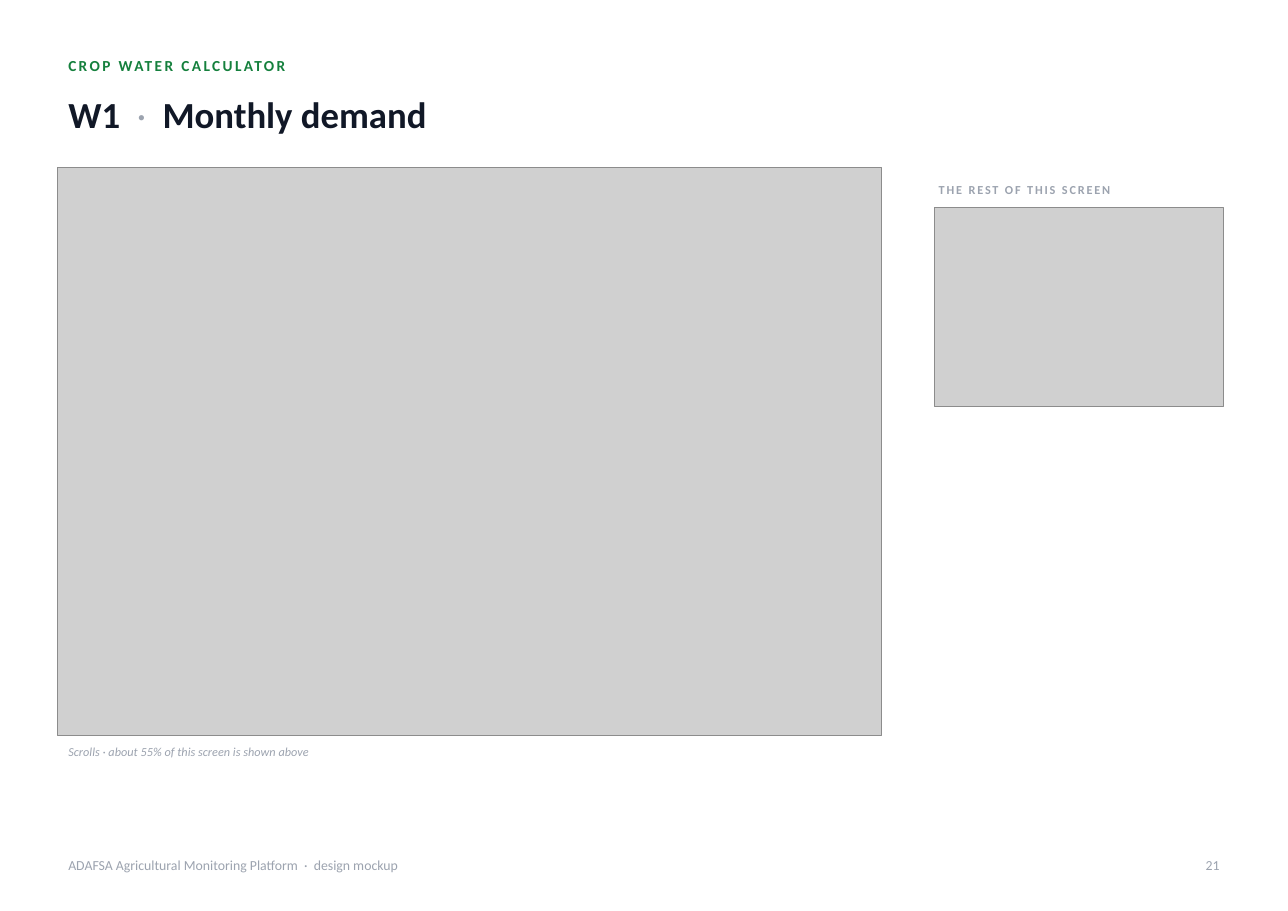
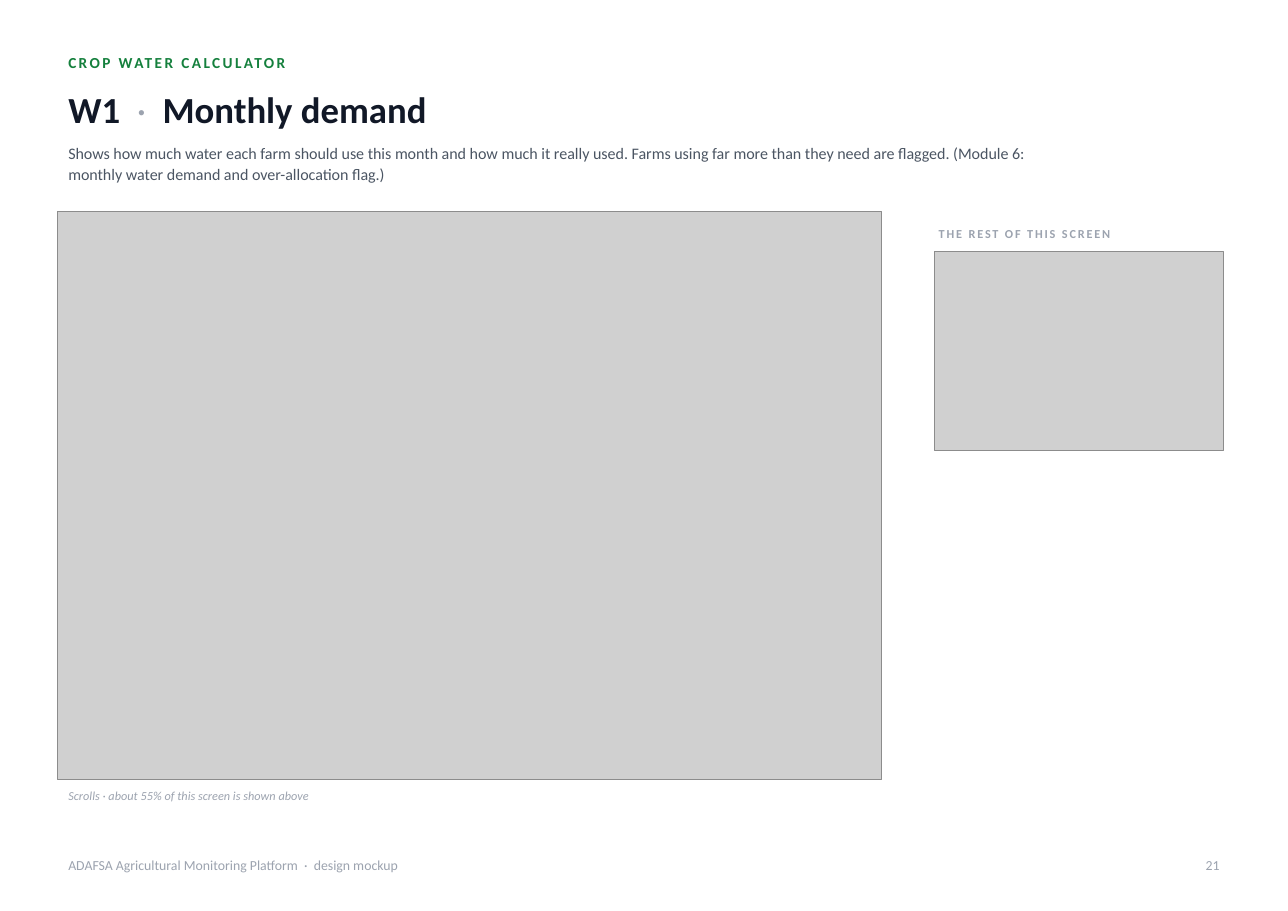
Before and after one commit to romainbigare/adafsa-mockup, a slide deck: slide 21 of docs/ADAFSA_Platform_Screens.pptx. Drawn at 1288x911 pixels with LibreOffice and Linux fonts; fonts in the diff are those of the drawing; grey boxes stand for pictures. Boxes give left, top, right and bottom in pixels: in the first picture for what was removed or moved away, otherwise in the second. Text is boxed around its words. In the diff, an @@ line names an element or a change of style, - is before the commit and + after.

```diff
--- a/docs/ADAFSA_Platform_Screens.pptx
+++ b/docs/ADAFSA_Platform_Screens.pptx
@@ text "W1 · Monthly demand": place and size @@
-text "W1 · Monthly demand" at (68, 102, 427, 134)
+text "W1 · Monthly demand" at (68, 97, 427, 129)
@@ text added at (68, 147, 1024, 183), 10.5 pt, text #4B5563 @@
+Shows how much water each farm should use this month and how much it really used. Farms using far more than they need are flagged. (Module 6: monthly water demand and over-allocation flag.)
@@ 2 pictures, 2 texts: place and size @@
-2 pictures, 2 texts at (57, 167, 1223, 757)
+2 pictures, 2 texts at (57, 212, 1223, 801)
```
Also in this commit, not shown: 19 other slides changed, 3 other files.
